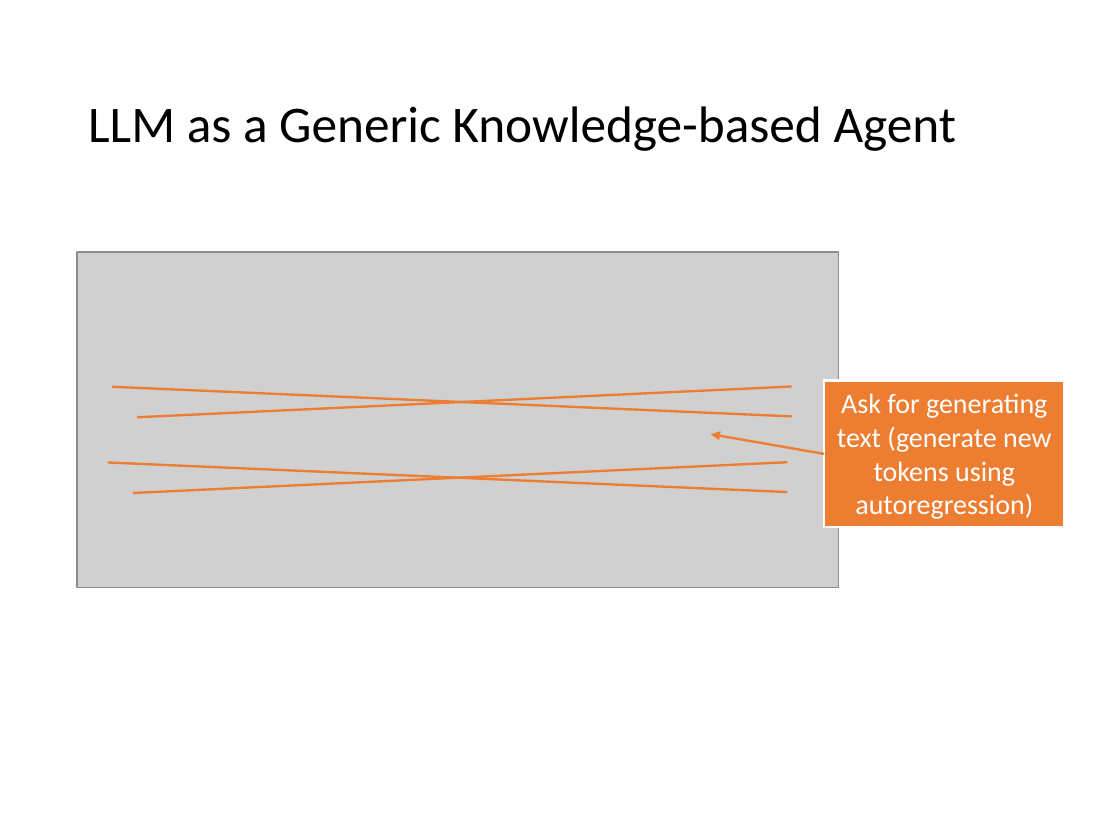
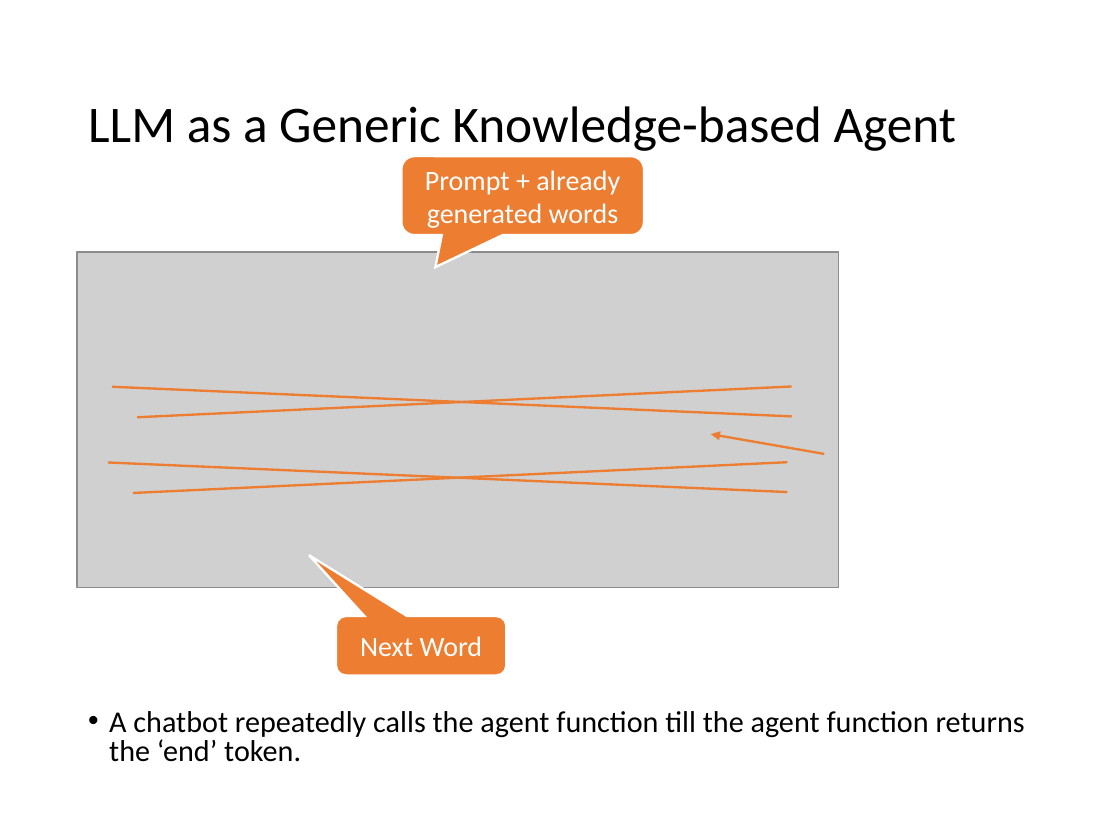
Before and after one commit to mhahsler/CS7320-AI, a slide deck: slide 13 of slides/07_knowledge-based.pptx. Drawn at 1120x840 pixels with LibreOffice and Linux fonts; fonts in the diff are those of the drawing; grey boxes stand for pictures. Boxes give left, top, right and bottom in pixels: in the first picture for what was removed or moved away, otherwise in the second. Text is boxed around its words. In the diff, an @@ line names an element or a change of style, - is before the commit and + after.

```diff
--- a/slides/07_knowledge-based.pptx
+++ b/slides/07_knowledge-based.pptx
@@ rounded speech box added at [401,156,644,235], fill #ED7D31, outline #FFFFFF 1.5 pt, 18 pt, text #FFFFFF @@
+Prompt + already generated words
@@ rectangle removed at [824,381,1065,528] @@
-Ask for generating text (generate new tokens using autoregression)
@@ rounded speech box added at [336,616,506,675], fill #ED7D31, outline #FFFFFF 1.5 pt, 18 pt, text #FFFFFF @@
+Next Word
@@ text added at [109,711,1025,762], 19.4 pt, text #000000 @@
+• A chatbot repeatedly calls the agent function till the agent function returns the ‘end’ token.
```
Also in this commit, not shown: 6 other slides changed, 1 other file.
